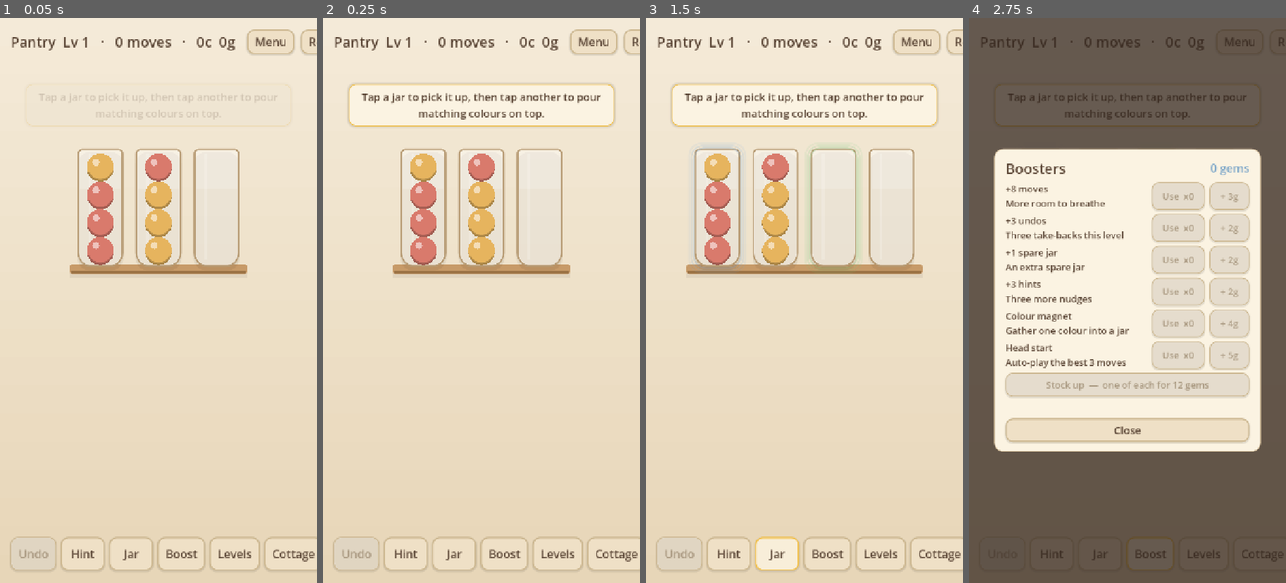
Above: before the commit, frames 1-4 (left to right).
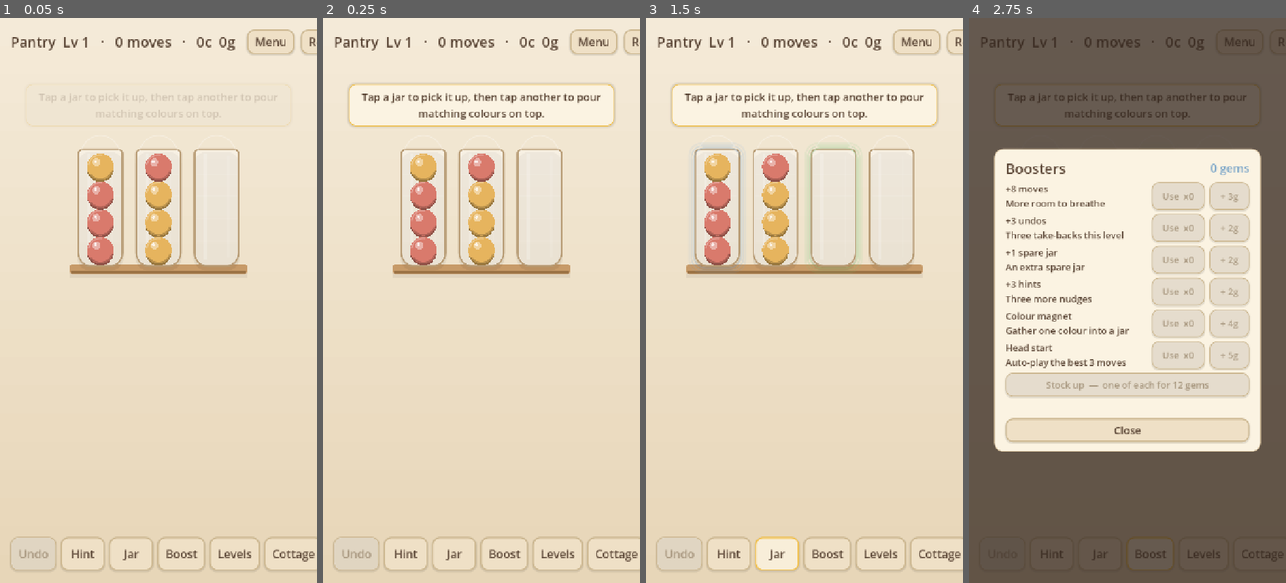
Above: after the commit, the same moments.

Repository: seantomaslynch-cell/cottage-sort
Game: Godot game, scene res://game/main.tscn
Two runs of this game, one before a commit and one after it. Both use one fixed random seed, a clock stepped at 60 frames per second and the inputs below. Sound files missing from this copy of the repository are replaced by a short silence.
Inputs:
- Up to frame 1 (0.05 s): no input
- Up to frame 2 (0.25 s): no input
- Up to frame 3 (1.5 s): click "Hint" at 0.5 s; click "Jar" at 1.25 s
- Up to frame 4 (2.75 s): click "Boost" at 2 s

The runs differ from the first frame. In frame 1, 0.3% of the frame differs, in the area x 25-75%, y 23-44%; in frame 2, 0.3%; in frame 3, 0.3%; in frame 4, less than 0.1%.

Commit message:
M24: procedural art polish pass
- Jars: layered translucent sheen bands, a crisp light streak + a faint
  far-side one, and a rim-highlight arc along the top inner edge.
- Beads: contact shadow, a lit upper-left band + shaded lower-right band,
  and two speculars (soft + tight) — reads as glossy stone, not flat disc.
- The picked-up jar rises ~10px.

Real bitmap art / font / music still need an artist (see store/ASO.md);
this is what the procedural renderer can do.

Co-Authored-By: Claude Sonnet 5 <noreply@anthropic.com>

Diff:
--- a/game/board.gd
+++ b/game/board.gd
@@ -501,8 +501,10 @@
 	var pv: float = _pops[i] if i < _pops.size() else 0.0
 	var sc := 1.0 + 0.14 * _pop_curve(pv)
 	var rr := _scaled(r, sc)
+	var lifted := (i == selected and not _busy)
+	if lifted:
+		rr.position.y -= 10.0   # the picked jar rises a touch
 	var center := rr.position + rr.size * 0.5
-	var lifted := (i == selected and not _busy)
 
 	if lifted:
 		_glow(rr, Palette.ACCENT, 0.9)
@@ -520,9 +522,17 @@
 	glass.corner_radius_bottom_left = 30
 	glass.corner_radius_bottom_right = 30
 	draw_style_box(glass, rr)
-	# top sheen + a vertical light streak
-	draw_rect(Rect2(rr.position + Vector2(6, 5), Vector2(rr.size.x - 12, rr.size.y * 0.32)), Palette.GLASS_TOP)
-	draw_rect(Rect2(rr.position + Vector2(rr.size.x * 0.24, 10), Vector2(6, rr.size.y - 26)), Color(1, 1, 1, 0.18))
+	# vertical glass sheen: a few translucent bands, brightest near the top
+	for k in 5:
+		var f := float(k) / 4.0
+		var bh := rr.size.y * 0.20
+		draw_rect(Rect2(rr.position + Vector2(6, 5 + f * (rr.size.y - bh - 10)),
+			Vector2(rr.size.x - 12, bh)), Color(1, 1, 1, 0.11 * (1.0 - f * 0.8)))
+	# a crisp vertical light streak + a faint one on the far side
+	draw_rect(Rect2(rr.position + Vector2(rr.size.x * 0.22, 10), Vector2(6, rr.size.y - 26)), Color(1, 1, 1, 0.20))
+	draw_rect(Rect2(rr.position + Vector2(rr.size.x * 0.74, 16), Vector2(3, rr.size.y - 36)), Color(1, 1, 1, 0.10))
+	# rim highlight along the top inner edge
+	draw_arc(rr.position + Vector2(rr.size.x * 0.5, 14), rr.size.x * 0.42, PI * 1.05, PI * 1.95, 20, Color(1, 1, 1, 0.28), 2.0, true)
 
 	var jar: Array = jars[i]
 	var shown := jar.size()
@@ -541,10 +551,15 @@
 
 func _draw_item(p: Vector2, col: Color, sc: float) -> void:
 	var rad := ITEM_R * sc
-	draw_circle(p + Vector2(0, rad * 0.12), rad, col.darkened(0.28))
+	# contact shadow under the bead
+	draw_circle(p + Vector2(0, rad * 0.18), rad * 0.98, col.darkened(0.34))
 	draw_circle(p, rad, col)
-	draw_arc(p, rad * 0.98, 0.15 * PI, 0.85 * PI, 20, col.darkened(0.22), 3.0, true)
-	draw_circle(p + Vector2(-rad * 0.32, -rad * 0.34), rad * 0.26, Color(1, 1, 1, 0.55))
+	# lower-right shade band + upper-left lit band
+	draw_arc(p, rad * 0.94, 0.12 * PI, 0.78 * PI, 20, col.darkened(0.20), 3.5, true)
+	draw_arc(p, rad * 0.90, PI * 1.05, PI * 1.55, 16, col.lightened(0.28), 3.0, true)
+	# two speculars: a soft one and a tight one
+	draw_circle(p + Vector2(-rad * 0.30, -rad * 0.34), rad * 0.30, Color(1, 1, 1, 0.42))
+	draw_circle(p + Vector2(-rad * 0.36, -rad * 0.40), rad * 0.12, Color(1, 1, 1, 0.75))
 
 func _round_rect(rect: Rect2, fill: Color, border: Color, border_w: int, radius: int) -> void:
 	var sb := StyleBoxFlat.new()
